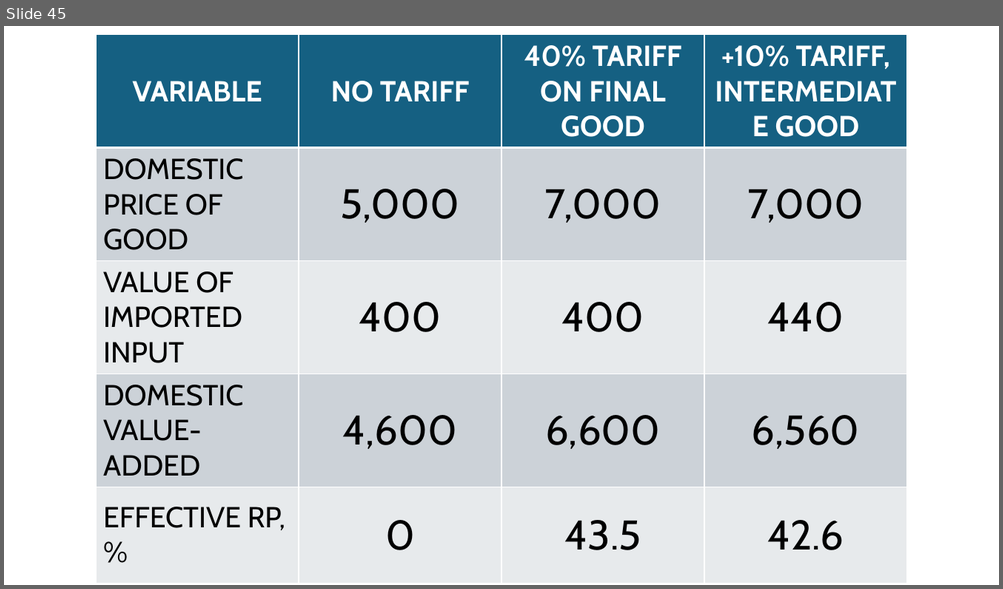
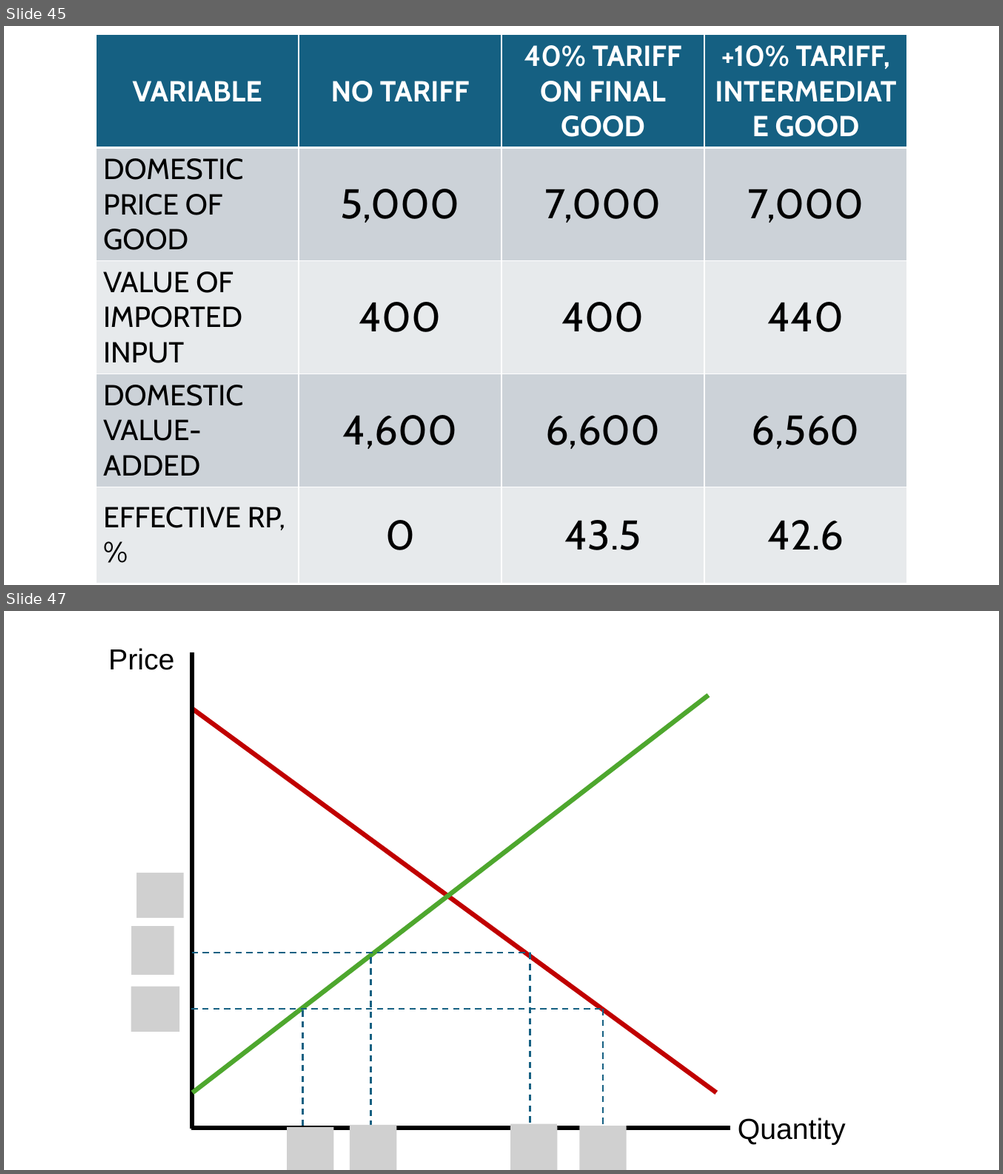
Before and after one commit to jrojas1003/EC-380-Intl-Econ-Issues, a slide deck: Slides/graph-creator.pptx. Shown one above the other, each under a label of ours: slide 45 before the commit, slides 45 and 47 after it; the slides between them are not shown. The pictures are 1003x589 and 1003x1174 pixels, drawn with LibreOffice and Linux fonts; fonts in the diff are those of the drawing; grey boxes stand for pictures. Boxes give left, top, right and bottom in pixels: in the first picture for what was removed or moved away, otherwise in the second. Text is boxed around its words. In the diff, an @@ line names an element or a change of style, - is before the commit and + after.

```diff
--- a/Slides/graph-creator.pptx
+++ b/Slides/graph-creator.pptx
@@ slide 47 added at [4, 611, 999, 1170], background #FFFFFF @@
@@ text added at [108, 648, 174, 670], 28 pt, text #000000 @@
+Price
@@ line added from (192, 652) to (192, 1129), #000000 4.5 pt @@
@@ line added from (193, 1093) to (708, 695), #4EA72E 4.5 pt @@
@@ line added from (191, 708) to (717, 1093), #C00000 4.5 pt @@
@@ picture added at [136, 873, 184, 918] @@
@@ picture added at [131, 926, 174, 975] @@
@@ line added from (192, 954) to (530, 954), #156082 1.5 pt dashed @@
@@ line added from (371, 958) to (371, 1129), #156082 1.5 pt dashed @@
@@ line added from (530, 954) to (530, 1125), #156082 1.5 pt dashed @@
@@ picture added at [131, 987, 179, 1033] @@
@@ line added from (191, 1009) to (603, 1009), #156082 1.5 pt dashed @@
@@ line added from (603, 1009) to (603, 1128), #156082 1.5 pt dashed @@
@@ line added from (302, 1011) to (302, 1129), #156082 1.5 pt dashed @@
@@ text added at [737, 1118, 845, 1145], 28 pt, text #000000 @@
+Quantity
@@ line added from (730, 1128) to (191, 1128), #000000 4.5 pt @@
@@ picture added at [287, 1128, 334, 1170] @@
@@ picture added at [350, 1125, 396, 1170] @@
@@ picture added at [511, 1125, 558, 1170] @@
@@ picture added at [579, 1127, 626, 1170] @@
```
Also in this commit, not shown: 3 other slides added.
